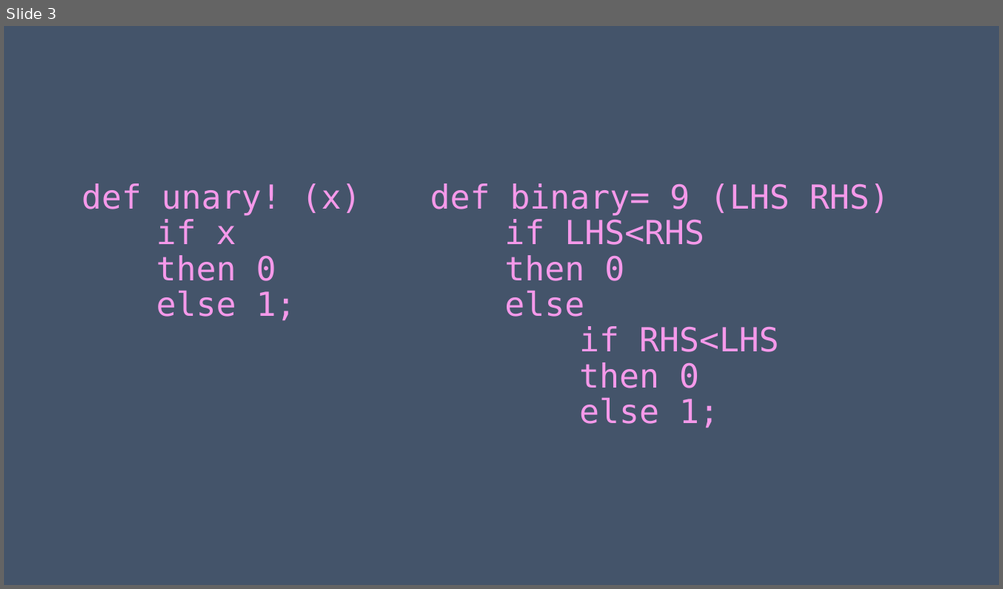
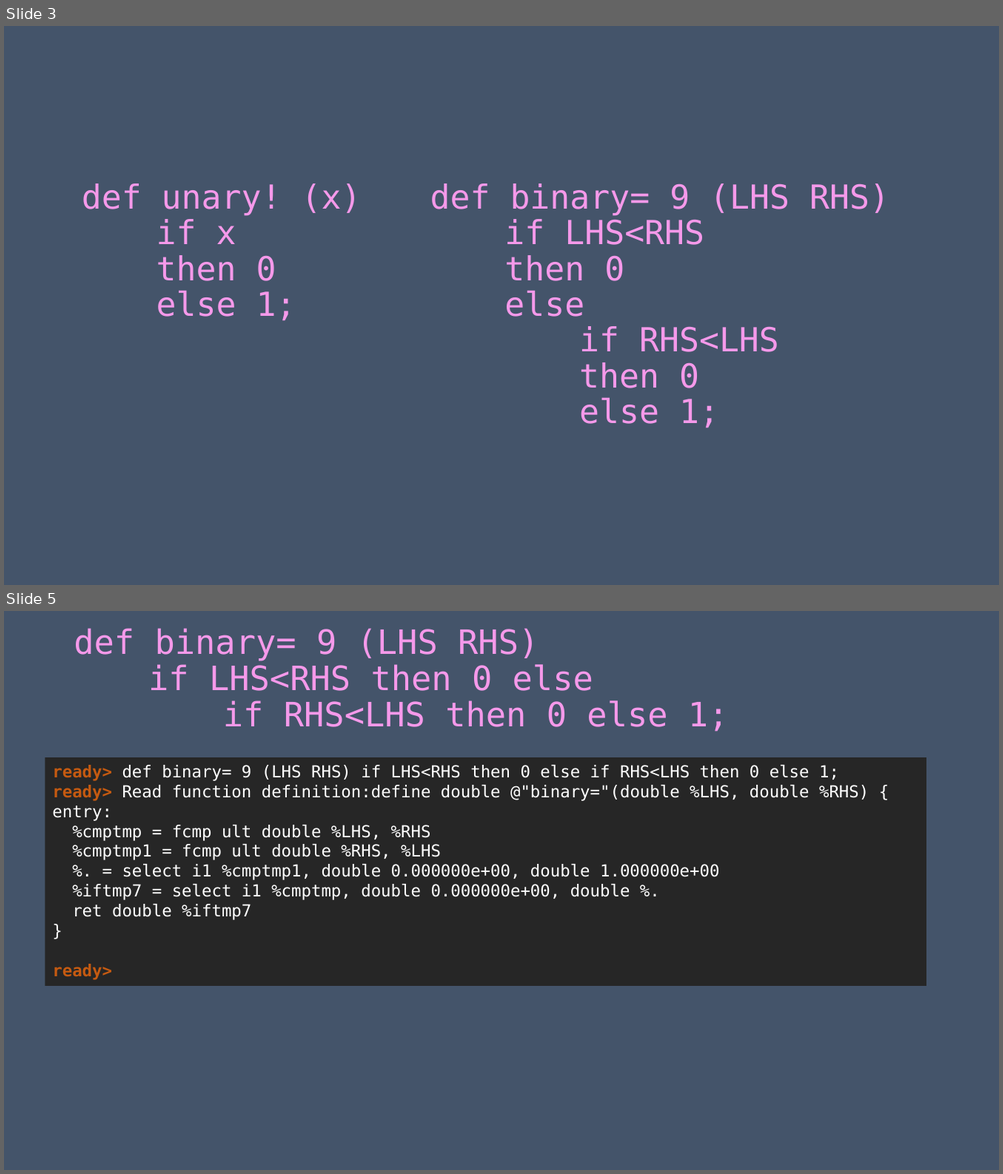
Before and after one commit to achieveartificialintelligence/download, a slide deck: Kaleidoscope/Ch6/Kaleidoscope.pptx. Shown one above the other, each under a label of ours: slide 3 before the commit, slides 3 and 5 after it; the slides between them are not shown. The pictures are 1003x589 and 1003x1174 pixels, drawn with LibreOffice and Linux fonts; fonts in the diff are those of the drawing. Boxes give left, top, right and bottom in pixels: in the first picture for what was removed or moved away, otherwise in the second. Text is boxed around its words. In the diff, an @@ line names an element or a change of style, - is before the commit and + after.

```diff
--- a/Kaleidoscope/Ch6/Kaleidoscope.pptx
+++ b/Kaleidoscope/Ch6/Kaleidoscope.pptx
@@ slide 5 added at (4,611,999,1170), background #44546A @@
@@ title added at (74,628,728,732), 32.4 pt, text gradient #F599EA to #89D1EB @@
+def binary= 9 (LHS RHS)
+if LHS<RHS then 0 else
+if RHS<LHS then 0 else 1;
@@ rectangle added at (45,758,926,986), fill #262626, 16 pt, text #FFFFFF @@
+ready> def binary= 9 (LHS RHS) if LHS<RHS then 0 else if RHS<LHS then 0 else 1;
+ready> Read function definition:define double @"binary="(double %LHS, double %RHS) {
+entry:
+%cmptmp = fcmp ult double %LHS, %RHS
+%cmptmp1 = fcmp ult double %RHS, %LHS
+%. = select i1 %cmptmp1, double 0.000000e+00, double 1.000000e+00
+%iftmp7 = select i1 %cmptmp, double 0.000000e+00, double %.
+ret double %iftmp7
+}
+ready>
```
Also in this commit, not shown: 2 slides changed, 7 other slides added, 1 other file.
